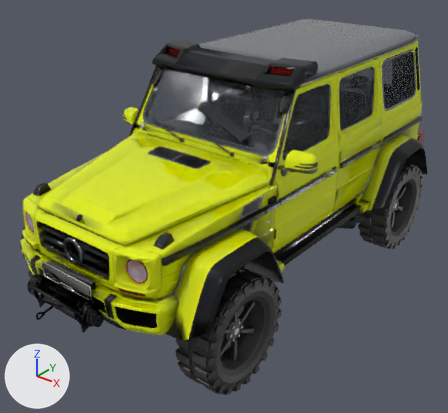
A saved change to the glTF model game/src/assets/models/vehicles/mercedes_g500_4x4.lod0.glb.
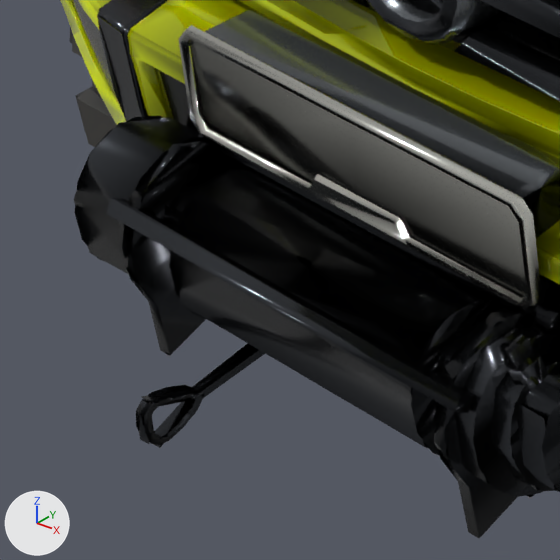
Each version appears first whole from a camera (50 mm lens) standing at (0.0327, -0.0447, 0.0339) and looking at (-0.0005, -0.0032, 0.0081), and next in a close-up on the part from 4% to 21% of the width and 63% to 81% of the height. The lights are fixed; the arrows at lower left show +X, +Y and +Z. The last two pictures show the newer version. Vertices at exactly the same position are counted once.

In view in the first close-up: 'car_suv_mercedes_g500_4x4:chassis_carpaint_chassis_carpaint_None_CP_0', 'car_suv_mercedes_g500_4x4:chassis_carpaint_chassis_carpaint_None_CarPaint_0', 'car_suv_mercedes_g500_4x4:chassis_details_chassis_details_None_car_suv_mercedes_g500_4x4:None1_0', 'car_suv_mercedes_g500_4x4:chassis_license_chassis_license_None_Plate_0', 'wheel_FR'.
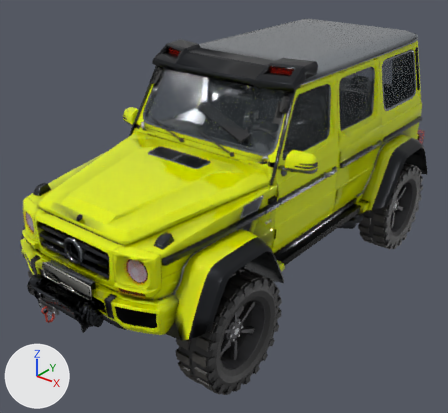
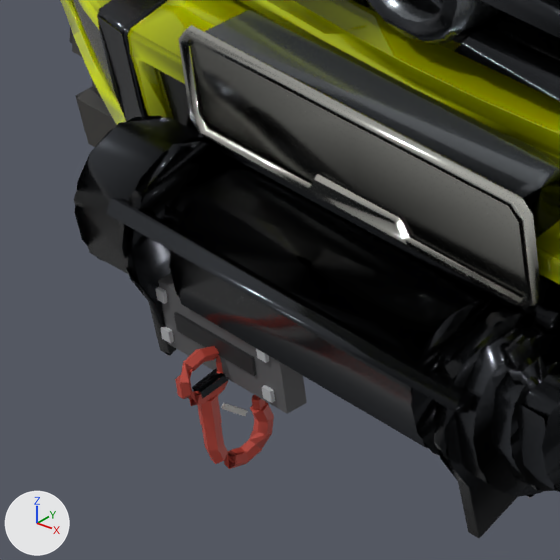
Where the change shows, as pixel boxes [x1, y1, x2, y2] in the close-ups (560 x 560 px):
'tow_mount_F', added
    after: [155, 274, 307, 414]
'hook_F', added (red)
    after: [175, 346, 274, 469]
part 1 of me_car_suv_mercedes_g500_4x4_chassis_details_chassis_details_none_car_suv_mercedes_g500_4x4_none1_0_003, deleted
    before: [136, 385, 204, 445]
part 2 of me_car_suv_mercedes_g500_4x4_chassis_details_chassis_details_none_car_suv_mercedes_g500_4x4_none1_0_003, deleted
    before: [141, 388, 199, 402]
part 3 of me_car_suv_mercedes_g500_4x4_chassis_details_chassis_details_none_car_suv_mercedes_g500_4x4_none1_0_003, deleted
    before: [153, 403, 194, 448]
part 4 of me_car_suv_mercedes_g500_4x4_chassis_details_chassis_details_none_car_suv_mercedes_g500_4x4_none1_0_003, deleted
    before: [155, 399, 195, 437]
part 5 of me_car_suv_mercedes_g500_4x4_chassis_details_chassis_details_none_car_suv_mercedes_g500_4x4_none1_0_003, deleted
    before: [146, 398, 194, 406]

The edits, one by one:
me_car_suv_mercedes_g500_4x4_chassis_details_chassis_details_none_car_suv_mercedes_g500_4x4_none1_0_003 is used by ob_car_suv_mercedes_g500_4x4_chassis_details_chassis_details_none_car_suv_mercedes_g500_4x4_none1_0; location (0.0, 0.0, 0.0).
me_car_suv_mercedes_g500_4x4_chassis_details_chassis_details_none_car_suv_mercedes_g500_4x4_none1_0_003 had 3798 vertices, 4263 faces and spanned x -0.0088..0.0088, y -0.024..0.0221, z 0.0052..0.0224.
me_car_suv_mercedes_g500_4x4_chassis_details_chassis_details_none_car_suv_mercedes_g500_4x4_none1_0_003 now has 3730 vertices, 4195 faces and spans x -0.0088..0.0088, y -0.0233..0.0221, z 0.0052..0.0224.
me_car_suv_mercedes_g500_4x4_chassis_details_chassis_details_none_car_suv_mercedes_g500_4x4_none1_0_003 part 1: the loose piece of 52 vertices spanning x -0.0016..-0.0014, y -0.024..-0.0232, z 0.0064..0.0069 is deleted.
me_car_suv_mercedes_g500_4x4_chassis_details_chassis_details_none_car_suv_mercedes_g500_4x4_none1_0_003 part 2: the loose piece of 4 vertices spanning x -0.0016..-0.0014, y -0.0239..-0.0232, z 0.0067..0.0069 is deleted.
me_car_suv_mercedes_g500_4x4_chassis_details_chassis_details_none_car_suv_mercedes_g500_4x4_none1_0_003 part 3: the loose piece of 4 vertices spanning x -0.0016..-0.0014, y -0.0238..-0.0232, z 0.0063..0.0067 is deleted.
me_car_suv_mercedes_g500_4x4_chassis_details_chassis_details_none_car_suv_mercedes_g500_4x4_none1_0_003 part 4: the loose piece of 4 vertices spanning x -0.0016..-0.0014, y -0.0238..-0.0233, z 0.0064..0.0067 is deleted.
me_car_suv_mercedes_g500_4x4_chassis_details_chassis_details_none_car_suv_mercedes_g500_4x4_none1_0_003 part 5: the loose piece of 4 vertices spanning x -0.0016..-0.0014, y -0.0238..-0.0233, z 0.0067..0.0068 is deleted.
Mesh me_tow_mount_f is new.
It consists of a box spanning x -0.00259..-0.00042, y -0.02297..-0.02272, z 0.00673..0.00752; a box spanning x -0.00215..-0.00086, y -0.023..-0.02296, z 0.00702..0.00724; a box spanning x -0.00241..-0.00227, y -0.02301..-0.02296, z 0.00681..0.00695; a box spanning x -0.00241..-0.00227, y -0.02301..-0.02296, z 0.0073..0.00744; a box spanning x -0.00073..-0.00059, y -0.02301..-0.02296, z 0.00681..0.00695; a box spanning x -0.00073..-0.00059, y -0.02301..-0.02296, z 0.0073..0.00744.
It uses material mat_wheel_hw_001.
Mesh me_hook_f is new.
It has 134 vertices, 252 faces and spans x -0.00161..-0.0014, y -0.02348..-0.02244, z 0.00555..0.00717.
It uses material mat_wheel_hw_001.
Object 'tow_mount_F' (ob_tow_mount_f) is new; it shows me_tow_mount_f.
Its location is (0.0, 0.0, 0.0).
Object 'hook_F' (ob_hook_f) is new; it shows me_hook_f.
Its location is (0.0, 0.0, 0.0).
